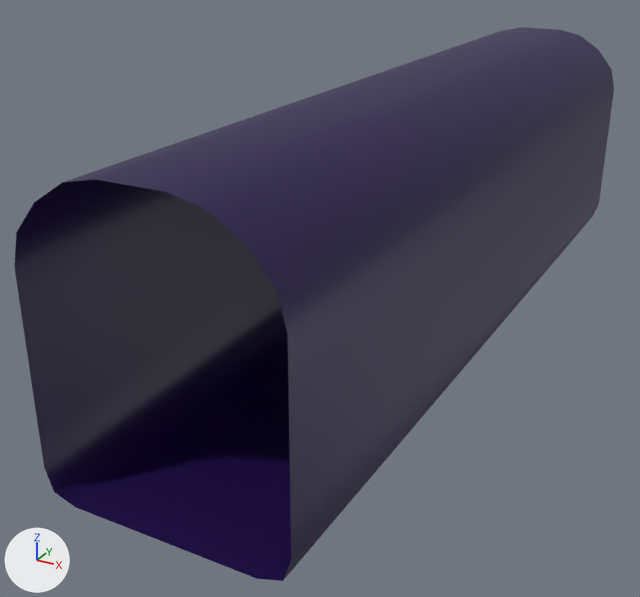
The FBX model Assets/Scenes/Level3/hallwayPieces/space_tile.fbx: old version first, new version second.
One viewpoint serves both versions: a 50 mm lens placed at (4.79, -11.45, 5.72), pointed at (-0.89, -1.12, 0.56). Every picture has the same lights, and +X, +Y and +Z are marked at lower left. Where no turn or scale is listed for an object, it has been applied to the vertices. Vertices at the same position are counted once.

Objects in the first picture: 'space_tile2'.
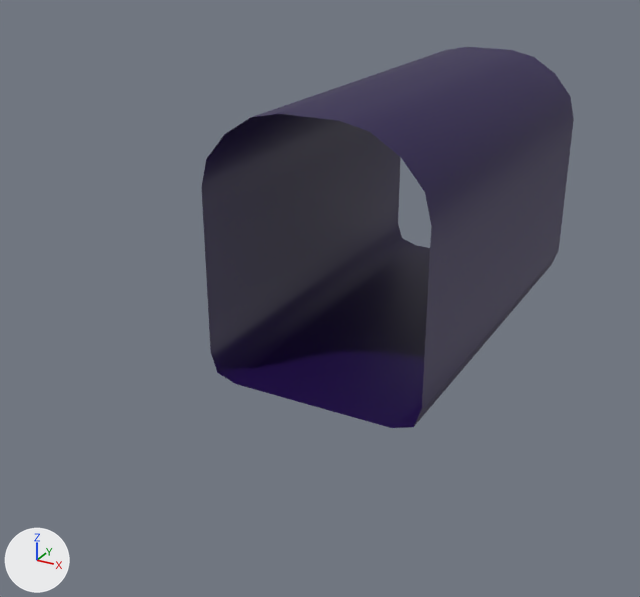
Pixel boxes [x1, y1, x2, y2] of what changed, in the pictures (640 x 597 px):
'space_tile2', reshaped (38% narrower, 31% shorter): before [14, 27, 614, 581]; after [202, 47, 574, 428]
part 1 of me_mesh, deleted (blue): before [447, 27, 614, 264]
part 2 of me_mesh, deleted (blue): before [14, 114, 431, 581]

Diff of the bpy script that builds the scene:
```diff
--- a/Assets/Scenes/Level3/hallwayPieces/space_tile.fbx.py
+++ b/Assets/Scenes/Level3/hallwayPieces/space_tile.fbx.py
@@ me_mesh @@
 # used by ob_space_tile2; location = (0.0, 0.0, 0.0)
-me_mesh.from_pydata(...)  # 1056 vertices, 1024 faces; spans x -1.5..1.5, y -6.0..6.0, z 0.0..3.63
+me_mesh.from_pydata(...)  # 544 vertices, 512 faces; spans x -1.5..1.5, y -3.0..3.0, z 0.0..3.63
+# me_mesh part 1: 256 vertices removed from x -1.5..1.5, y 3.38..6.0, z 0.0..3.63
+# me_mesh part 2: 256 vertices removed from x -1.5..1.5, y -6.0..-3.37, z 0.0..3.63
 me_mesh.materials.append(mat_lambert2)
```
